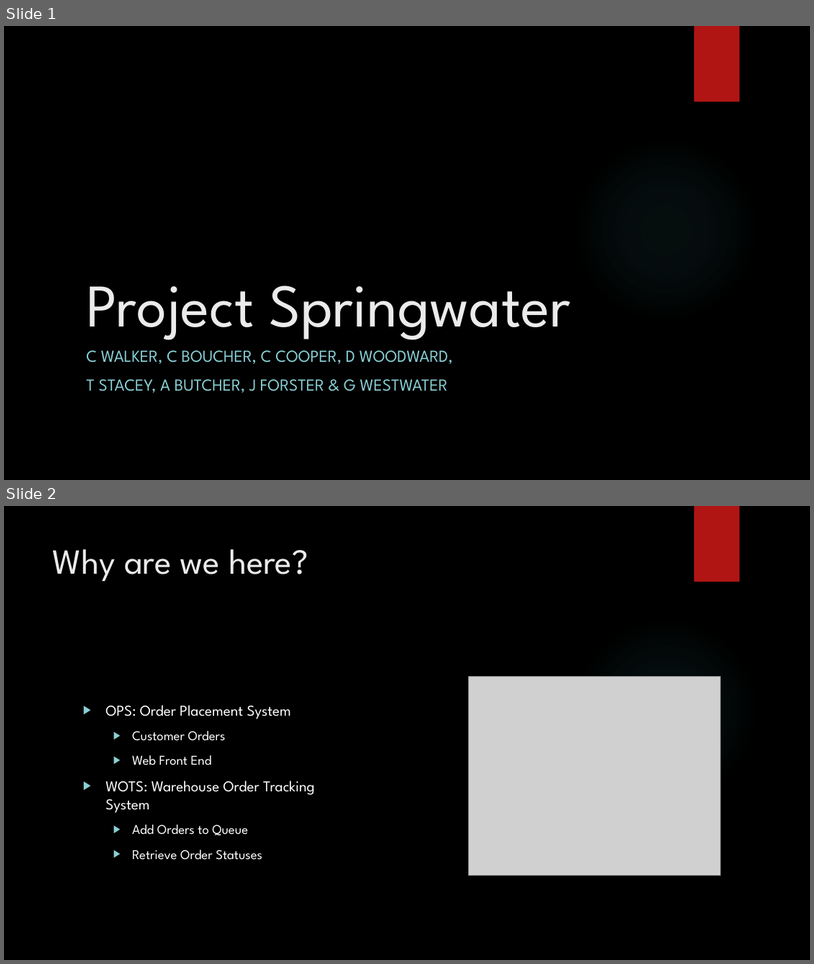
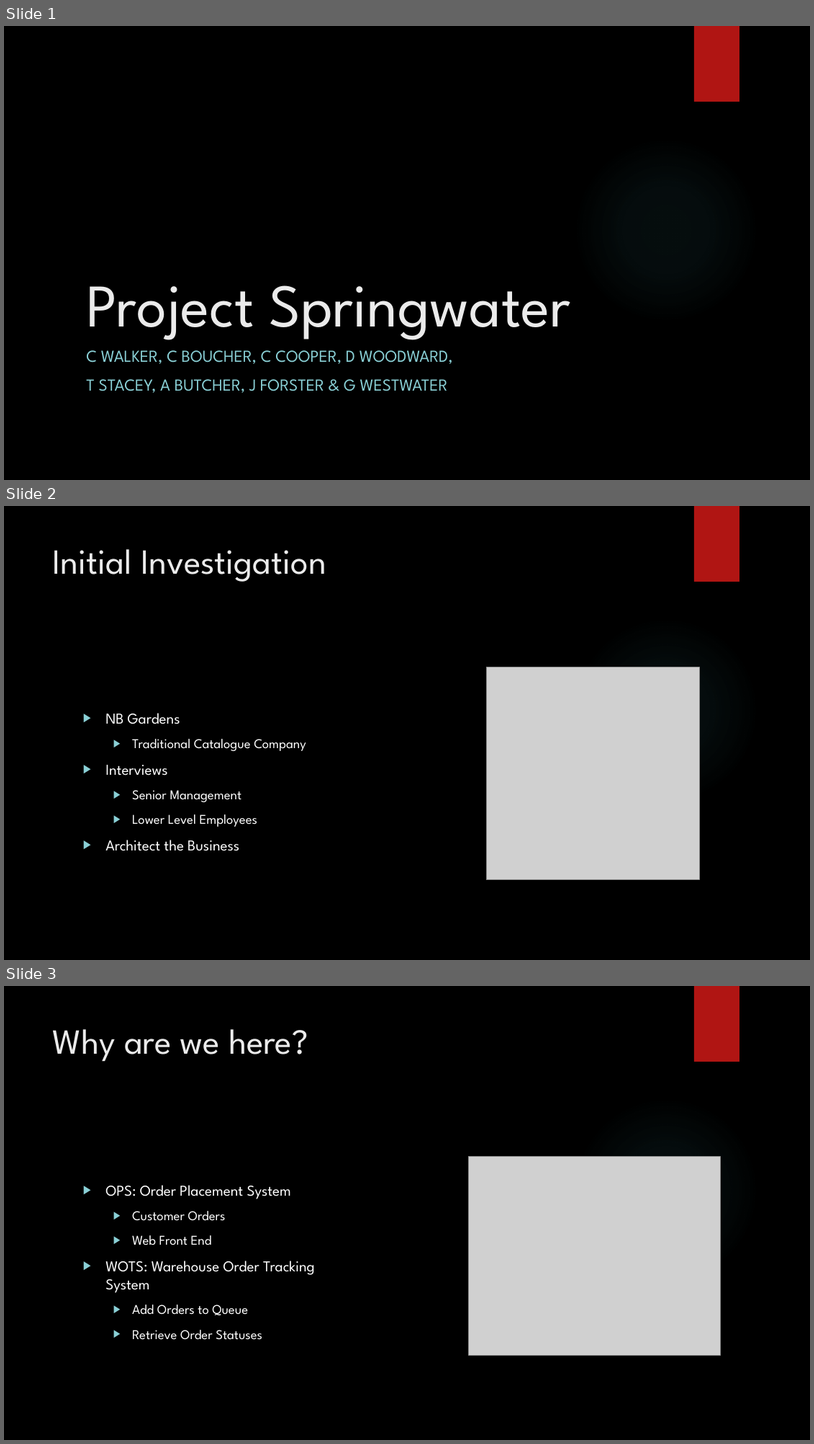
Before and after one commit to DaveWoodie/SpringWater, a slide deck: Project Springwater.pptx. Shown one above the other, each under a label of ours: slides 1 and 2 before the commit, slides 1, 2 and 3 after it. The pictures are 814x964 and 814x1444 pixels, drawn with LibreOffice and Linux fonts; fonts in the diff are those of the drawing; grey boxes stand for pictures; background and template pictures are left out. Boxes give left, top, right and bottom in pixels: in the first picture for what was removed or moved away, otherwise in the second. Text is boxed around its words. In the diff, an @@ line names an element or a change of style, - is before the commit and + after.

```diff
--- a/Project Springwater.pptx
+++ b/Project Springwater.pptx
@@ slide 2 added at box(4, 506, 810, 960), background picture (left out); not listed: 2 template elements that a slide beside it also shows @@
@@ title added at box(53, 549, 327, 582), 42 pt, text #EBEBEB @@
+Initial Investigation
@@ picture added at box(486, 667, 700, 880) @@
@@ text added at box(106, 713, 306, 851), 16 pt, text #FFFFFF @@
+▶ NB Gardens
+  ▶ Traditional Catalogue Company
+▶ Interviews
+  ▶ Senior Management
+  ▶ Lower Level Employees
+▶ Architect the Business
@@ what was slide 2 is now slide 3 @@
```
Also in this commit, not shown: 3 slides changed, 7 other slides added, 1 other file.
